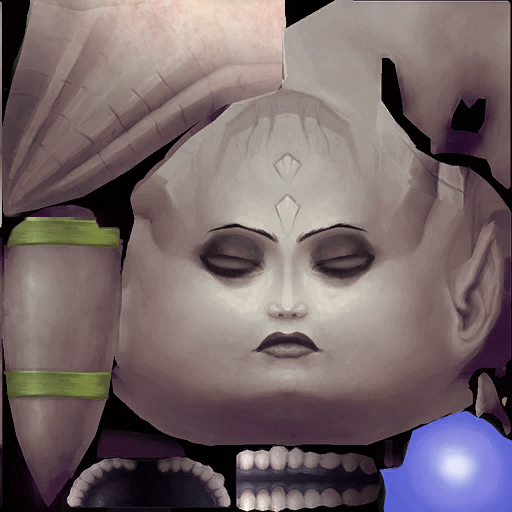
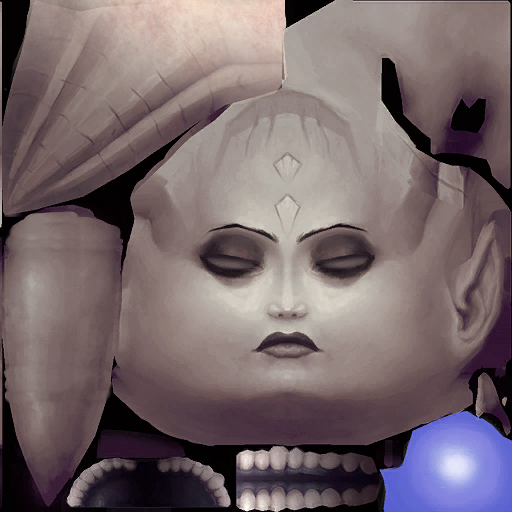
Layer changes from the first 512 × 512 image to the second:
added layer "Layer #2" above "main surface copy" over left=4, top=211, right=123, bottom=404
